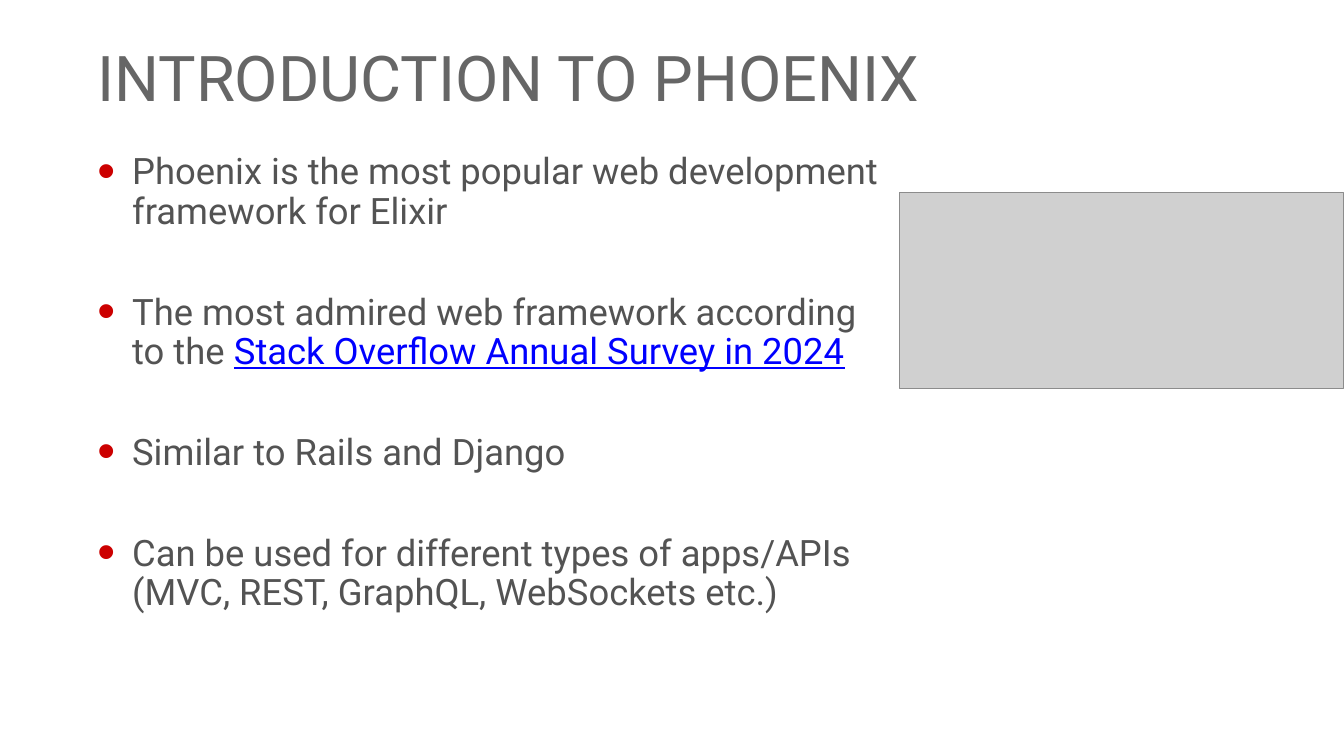
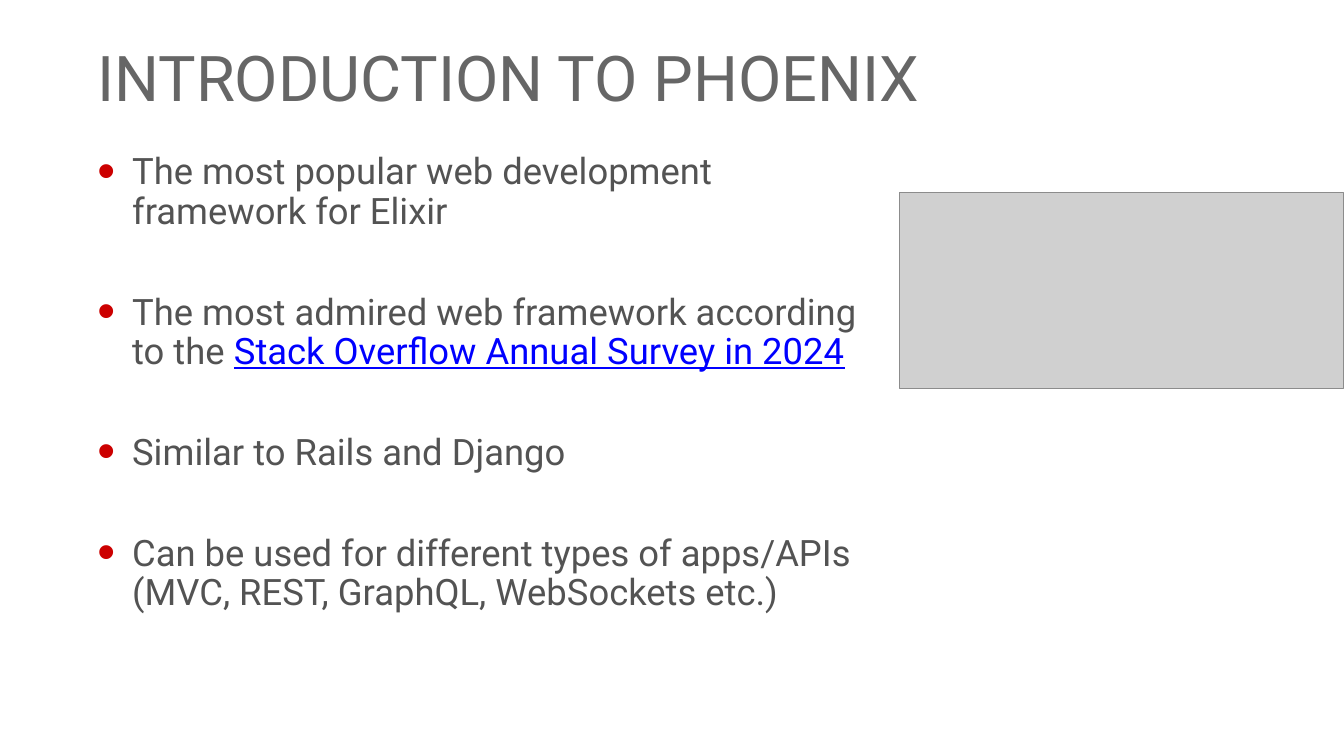
Before and after one commit to georgiyolovski/elixir-workshop, a slide deck: slide 5 of day3/Elixir - Day 3.pptx (slide 2 before the commit). Drawn at 1344x756 pixels with LibreOffice and Linux fonts; fonts in the diff are those of the drawing; grey boxes stand for pictures; background and template pictures are left out. Boxes give left, top, right and bottom in pixels: in the first picture for what was removed or moved away, otherwise in the second. Text is boxed around its words. In the diff, an @@ line names an element or a change of style, - is before the commit and + after.

Commit message:
Updated day 3 slides

```diff
--- a/day3/Elixir - Day 3.pptx
+++ b/day3/Elixir - Day 3.pptx
@@ text at (132, 156, 712, 225): text changed @@
-• Phoenix is the most popular web development framework for Elixir
+• The most popular web development framework for Elixir
```
Also in this commit, not shown: 2 other slides changed, 3 slides added, 1 other file.
